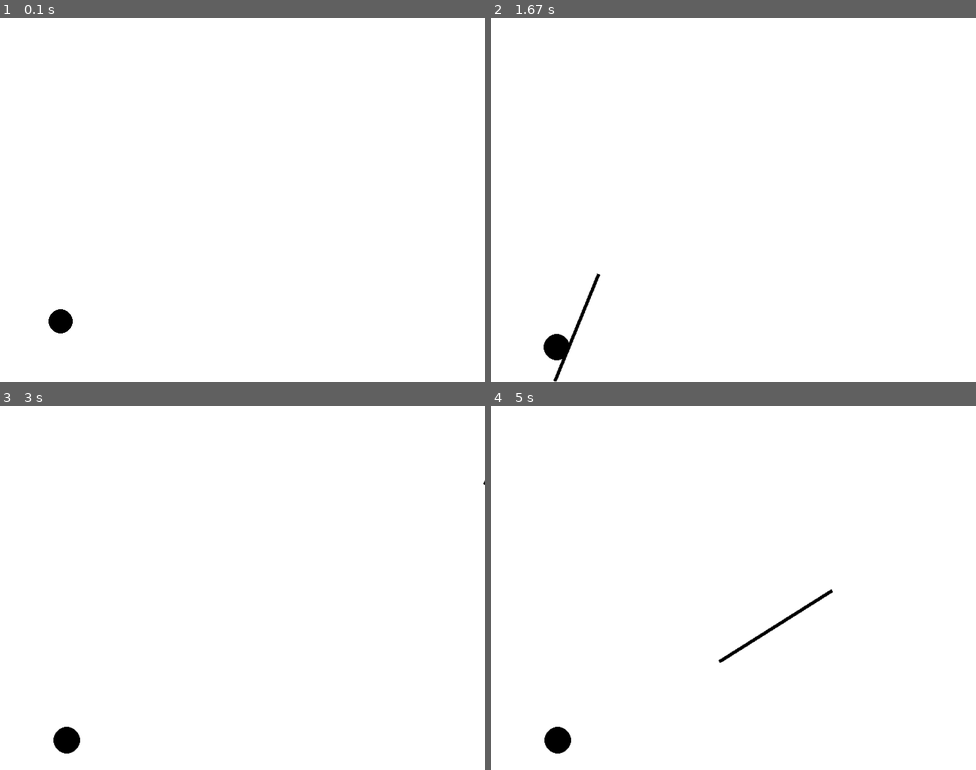
Above: before the commit, frames 1-4 (two rows, left to right).
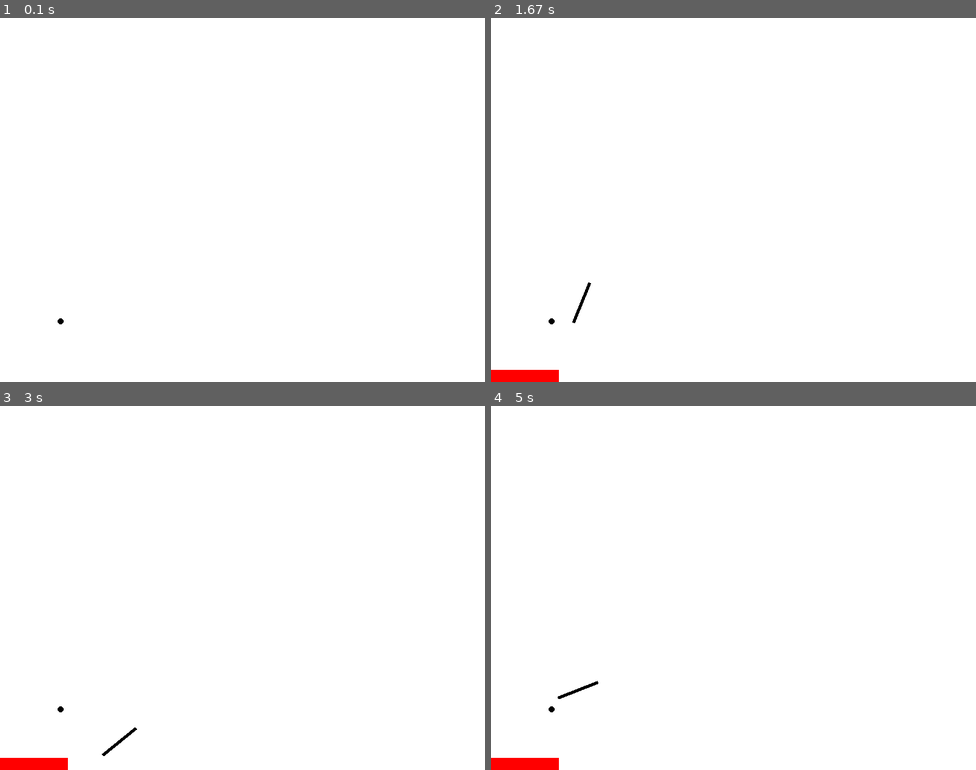
Above: after the commit, the same moments.

Repository: dionisiyKDO/PyGame-SpearLaunch
Game: pygame game, started from test_2.py
Two runs of this game, one before a commit and one after it. Both use one fixed random seed, a clock stepped at 60 frames per second and the inputs below.
Inputs (mouse positions are in pixels of both pictures, inside the frame that each line leads up to):
- Up to frame 1 (0.1 s): no input
- Up to frame 2 (1.67 s): click (733, 200) at 0.38 s; press the mouse at (733, 200) at 1.2 s; move the mouse to (685, 170) at 1.3 s; release the mouse at (636, 141) at 1.43 s
- Up to frame 3 (3 s): press the mouse at (242, 588) at 2.37 s; move the mouse to (291, 533) at 2.47 s; release the mouse at (339, 482) at 2.6 s
- Up to frame 4 (5 s): press the mouse at (733, 588) at 3.27 s; move the mouse to (825, 602) at 3.37 s; release the mouse at (917, 617) at 3.5 s; press the mouse at (733, 588) at 3.93 s; move the mouse to (685, 602) at 4.03 s; release the mouse at (631, 617) at 4.17 s; press the mouse at (733, 588) at 4.7 s; move the mouse to (728, 609) at 4.8 s; release the mouse at (723, 631) at 4.93 s

The runs differ from the first frame. In frame 1, 0.2% of the frame differs, in the area x 10-15%, y 80-87%; in frame 2, 1.1%; in frame 3, 0.9%; in frame 4, 1.2%, in the area x 0-71%, y 50-100%.

Commit message:
add charging when LMB is pressed

Diff:
--- a/test_2.py
+++ b/test_2.py
@@ -15,15 +15,16 @@
 # Colors
 WHITE = (255, 255, 255)
 BLACK = (0, 0, 0)
+RED = (255, 0, 0)
 
-# Clock
+# Clock and FPS
 clock = pygame.time.Clock()
 FPS = 60
 
 # Main character properties
 CHARACTER_POS = (100, SCREEN_HEIGHT - 100)
 CHARACTER_COLOR = BLACK
-CHARACTER_RADIUS = 20
+CHARACTER_RADIUS = 5
 
 # Spear properties
 SPEAR_COLOR = BLACK
@@ -37,7 +38,7 @@
 zoom_level = 1.0
 
 # Font
-font = pygame.font.Font(None, 74)
+font = pygame.font.Font(None, 36)
 
 class Spear:
     def __init__(self, x, y):
@@ -50,16 +51,17 @@
         self.thrown = False
         self.charge_start_time = None
         self.length = SPEAR_HEIGHT
+        self.charge_value = 0
 
     def start_charging(self):
         self.charge_start_time = time.time()
 
     def charge(self):
         if self.charge_start_time:
-            current_time = time.time()
-            elapsed_time = current_time - self.charge_start_time
+            elapsed_time = time.time() - self.charge_start_time
             self.speed = min(SPEAR_MAX_SPEED, SPEAR_MAX_SPEED * (elapsed_time / CHARGE_TIME))
             self.length = SPEAR_HEIGHT + (SPEAR_HEIGHT * 3 * (elapsed_time / CHARGE_TIME))  # Stretching effect
+            self.charge_value = min(100, int(100 * (elapsed_time / CHARGE_TIME)))  # Max charge value of 100
             if elapsed_time >= CHARGE_TIME:
                 self.throw()
 
@@ -92,20 +94,29 @@
     zoomed_surface = pygame.transform.smoothscale(surface, (int(width * scale), int(height * scale)))
     return zoomed_surface
 
+def handle_events(spear):
+    global zoom_level
+
+    for event in pygame.event.get():
+        if event.type == pygame.QUIT:
+            return False
+        elif event.type == pygame.MOUSEBUTTONDOWN and event.button == 1 and spear is None:
+            spear = Spear(CHARACTER_POS[0] + 30, CHARACTER_POS[1] - 30)
+            spear.start_charging()
+        elif event.type == pygame.MOUSEBUTTONUP and event.button == 1 and spear and not spear.thrown:
+            spear.throw()
+            zoom_level = 1.0
+    return spear, True
+
 def main():
     global zoom_level
 
     running = True
     spear = None
+    charge_indicator_width = 0
     while running:
         cursor_x, cursor_y = pygame.mouse.get_pos()
-        for event in pygame.event.get():
-            if event.type == pygame.QUIT:
-                running = False
-
-            if event.type == pygame.MOUSEBUTTONDOWN and spear is None:
-                spear = Spear(CHARACTER_POS[0] + 30, CHARACTER_POS[1] - 30)
-                spear.start_charging()
+        spear, running = handle_events(spear)
 
         screen.fill(WHITE)
         draw_character(screen)
@@ -114,13 +125,18 @@
             if not spear.thrown:
                 spear.follow_cursor(cursor_x, cursor_y)
                 spear.charge()
-                elapsed_time = time.time() - spear.charge_start_time
-                zoom_level = 1.0 + (ZOOM_SCALE - 1.0) * min(elapsed_time / CHARGE_TIME, 1)
+                charge_indicator_width = int((spear.charge_value / 100) * SCREEN_WIDTH)
+                # Display charge value
+                charge_text = font.render(f"Charge: {spear.charge_value}", True, BLACK)
+                screen.blit(charge_text, (10, SCREEN_HEIGHT - 60))
             spear.update()
             spear.draw(screen)
             if spear.thrown and (spear.y > SCREEN_HEIGHT or spear.x > SCREEN_WIDTH):
                 spear = None
-                zoom_level = 1.0
+                charge_indicator_width = 0
+
+        # Draw charge indicator
+        pygame.draw.rect(screen, RED, (0, SCREEN_HEIGHT - 20, charge_indicator_width, 20))
 
         # Apply zoom effect
         zoomed_screen = apply_zoom(screen, zoom_level)
@@ -132,5 +148,6 @@
     pygame.quit()
     sys.exit()
 
+
 if __name__ == "__main__":
     main()
